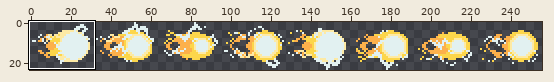
Two versions of one sprite sheet, Assets/JJH/Assets/Spirtes/spritesheet.png. Above, an overview of the earlier version with the close-up marked.
Close-up. Earlier state:
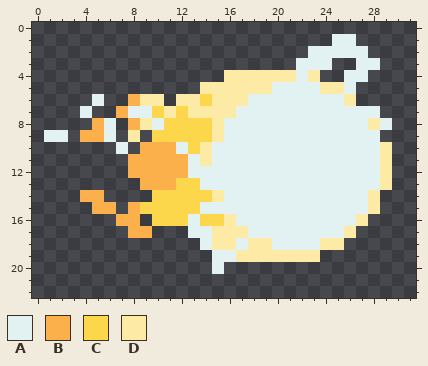
The file is 256x24 pixels. Shown: x 0..31, y 0..22. The commit also changed other parts of the picture, which this record leaves out.
Palette (. is transparent): A #e2f1f1  B #fcb04b  C #fcd64b  D #fdeaa5
Pixels before, first column x 1:
 1 ........................AA...
 2 ......................AAAAA..
 3 .....................AAA..AA.
 4 ...............DDDDDDAD..AA..
 5 .............DDDDDDAAAADDA...
 6 ....A..BDD.DDCDDDAAAAAAAAD...
 7 ...A..BAACDCDDDDAAAAAAAAAAAA.
 8 ....BA.BDACCCCDAAAAAAAAAAAADA
 9 AA.BBA.D.CCCCCDAAAAAAAAAAAAA.
10 ......A.BBBACDAAAAAAAAAAAAAAD
11 .......BBBBBADAAAAAAAAAAAAAAD
12 .......BBBBBAAAAAAAAAAAAAAAAD
13 ........BBBCCAAAAAAAAAAAAAAAD
14 ...BB....CCCCCDAAAAAAAAAAAAD.
15 ....BB.BCCCCCAAAAAAAAAAAAAAD.
16 ......BB.CCCACCDAAAAAAAAAAD..
17 .......BB...AADDDAAAAAAAAD...
18 .............ADDADDAAAADD....
19 ..............AADDDDDDD......
20 ..............A..............
Now the later version:
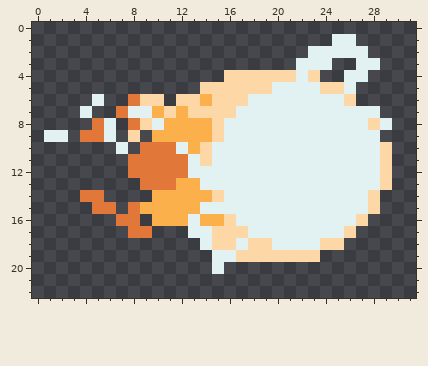
Diff:
colour B: #fcb04b -> #e17738
colour C: #fcd64b -> #fcb04b
colour D: #fdeaa5 -> #fdd7a5
